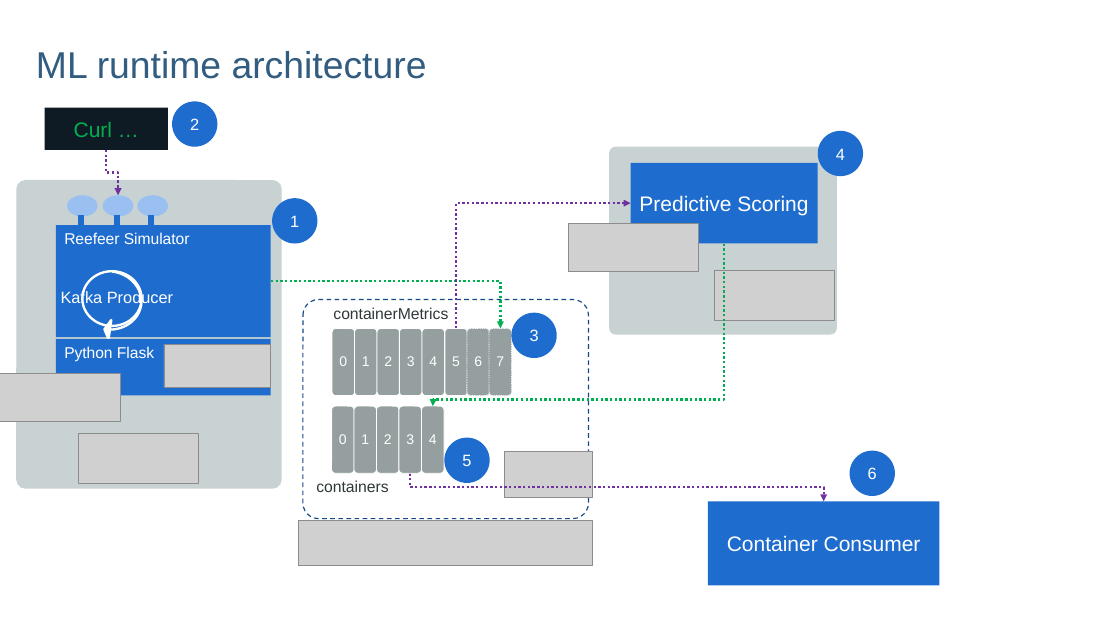
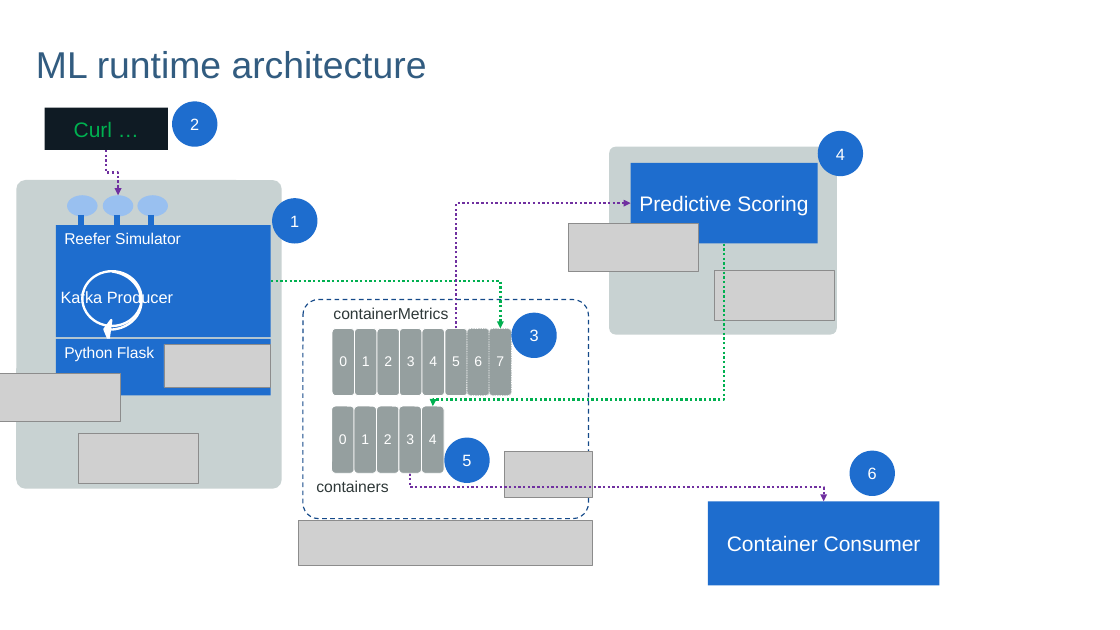
Before and after one commit to ibm-cloud-architecture/refarch-reefer-ml, a slide deck: slide 3 of docs/diagrams.pptx. Drawn at 1120x630 pixels with LibreOffice and Linux fonts; fonts in the diff are those of the drawing; grey boxes stand for pictures; background and template pictures are left out. Boxes give left, top, right and bottom in pixels: in the first picture for what was removed or moved away, otherwise in the second. Text is boxed around its words. In the diff, an @@ line names an element or a change of style, - is before the commit and + after.

Commit message:
update consumer and simulator

```diff
--- a/docs/diagrams.pptx
+++ b/docs/diagrams.pptx
@@ text in rectangle at (x1=64, y1=232, x2=181, y2=244): text changed @@
-Reefeer Simulator
+Reefer Simulator
```
Also in this commit, not shown: 1 other slide changed, 7 other files.
